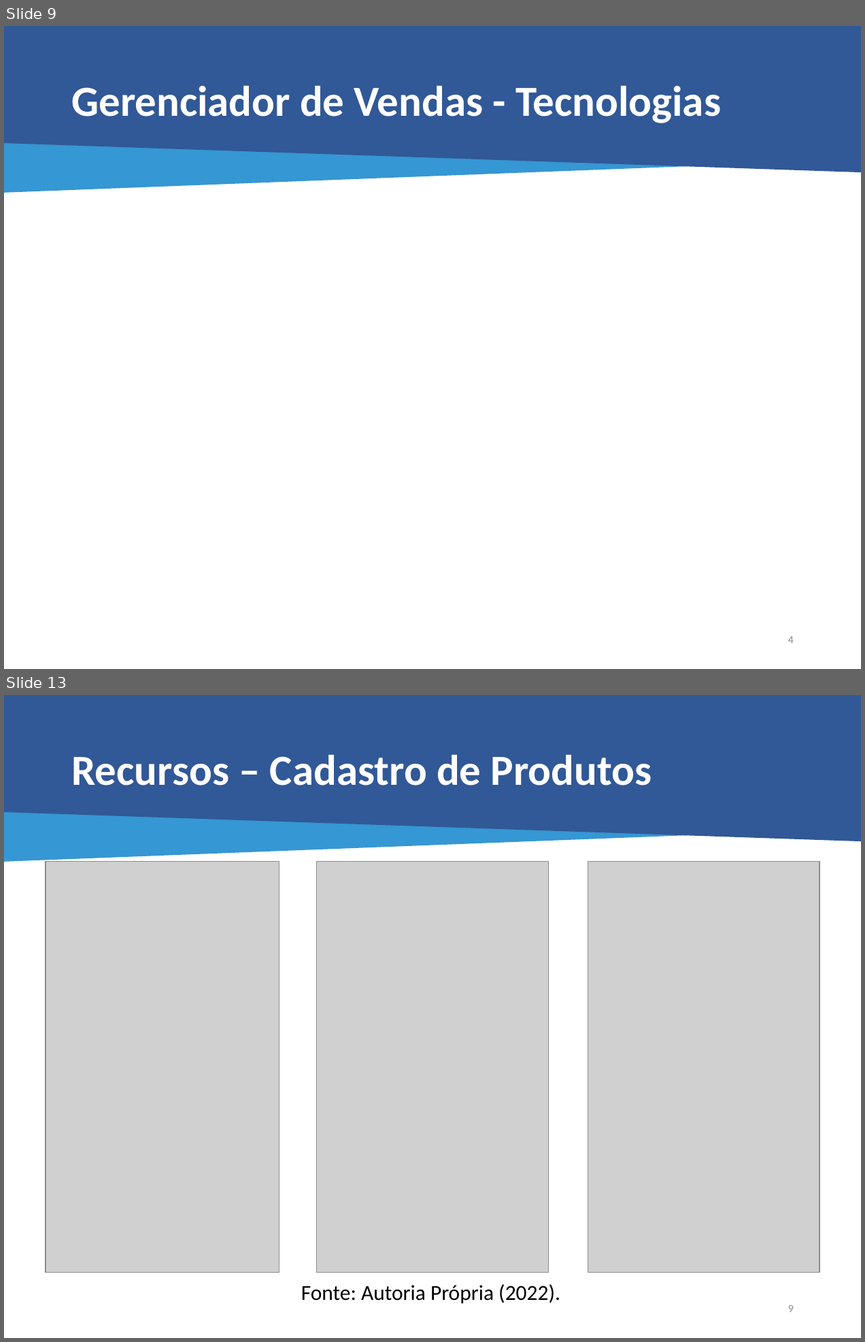
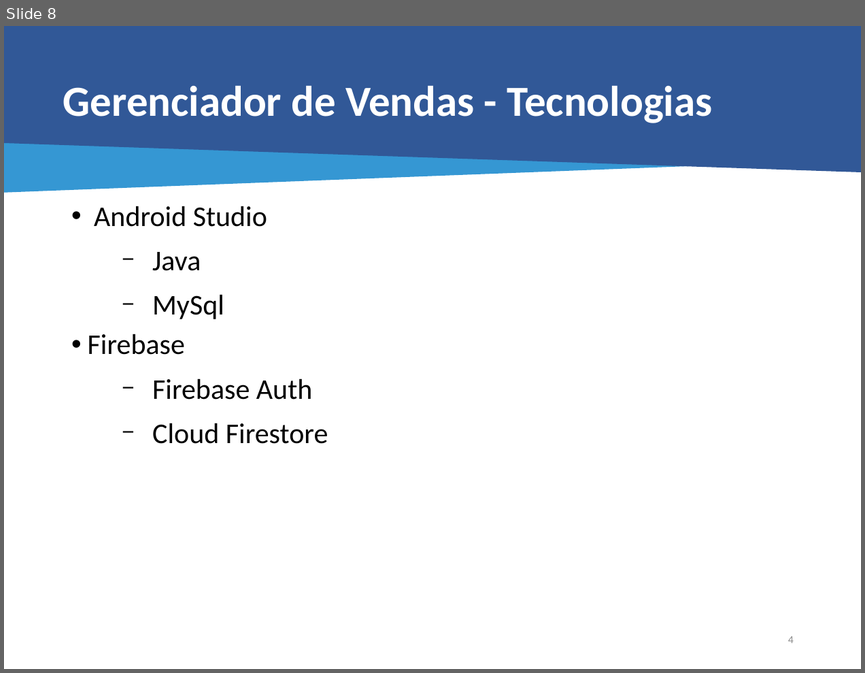
Before and after one commit to JohnAndante/tcc-project, a slide deck: Apresentação/TCC - Gerenciador de Vendas - Final.pptx. Shown one above the other, each under a label of ours: slides 9 and 13 before the commit, slide 8 after it; the slides between them are not shown. The pictures are 865x1342 and 865x673 pixels, drawn with LibreOffice and Linux fonts; fonts in the diff are those of the drawing; grey boxes stand for pictures. Boxes give left, top, right and bottom in pixels: in the first picture for what was removed or moved away, otherwise in the second. Text is boxed around its words. In the diff, an @@ line names an element or a change of style, - is before the commit and + after.

```diff
--- a/Apresentação/TCC - Gerenciador de Vendas - Final.pptx
+++ b/Apresentação/TCC - Gerenciador de Vendas - Final.pptx
@@ slide 13 removed at bbox=[4, 695, 861, 1338], background #FFFFFF @@
@@ flow chart manual input removed at bbox=[4, 697, 861, 861] @@
@@ flow chart manual input removed at bbox=[4, 695, 861, 841] @@
@@ title removed at bbox=[71, 754, 652, 785] @@
-Recursos – Cadastro de Produtos
@@ picture removed at bbox=[45, 861, 279, 1272] @@
@@ picture removed at bbox=[317, 861, 548, 1272] @@
@@ picture removed at bbox=[587, 861, 819, 1272] @@
@@ text removed at bbox=[301, 1284, 560, 1303] @@
-Fonte: Autoria Própria (2022).
@@ text removed at bbox=[788, 1305, 793, 1312] @@
-9
@@ what was slide 9 is now slide 8 @@
@@ slide 8 changed as well @@
@@ title "Gerenciador de Vendas - Tecnologias": place and size @@
-title "Gerenciador de Vendas - Tecnologias" at bbox=[71, 85, 721, 123]
+title "Gerenciador de Vendas - Tecnologias" at bbox=[63, 85, 712, 123]
@@ text added at bbox=[88, 206, 328, 444], 24 pt, text #000000 @@
+• Android Studio
+  − Java
+  − MySql
+• Firebase
+  − Firebase Auth
+  − Cloud Firestore
```
Also in this commit, not shown: 10 other slides changed, 1 slide added, 7 other slides removed, 34 other files.
